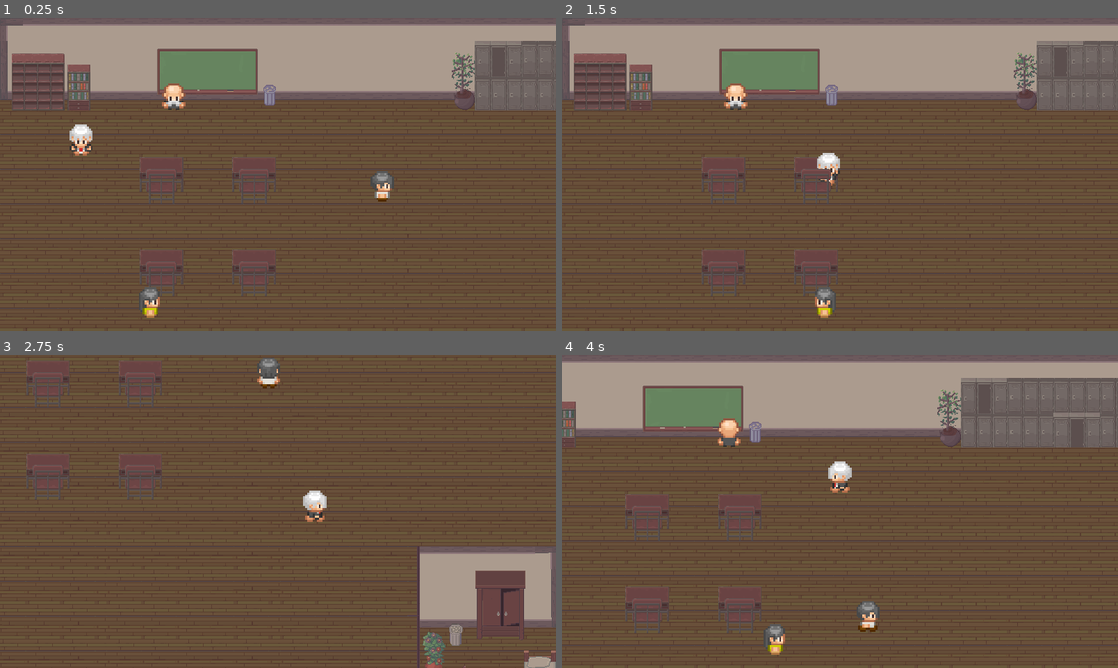
Above: before the commit, frames 1-4 (two rows, left to right).
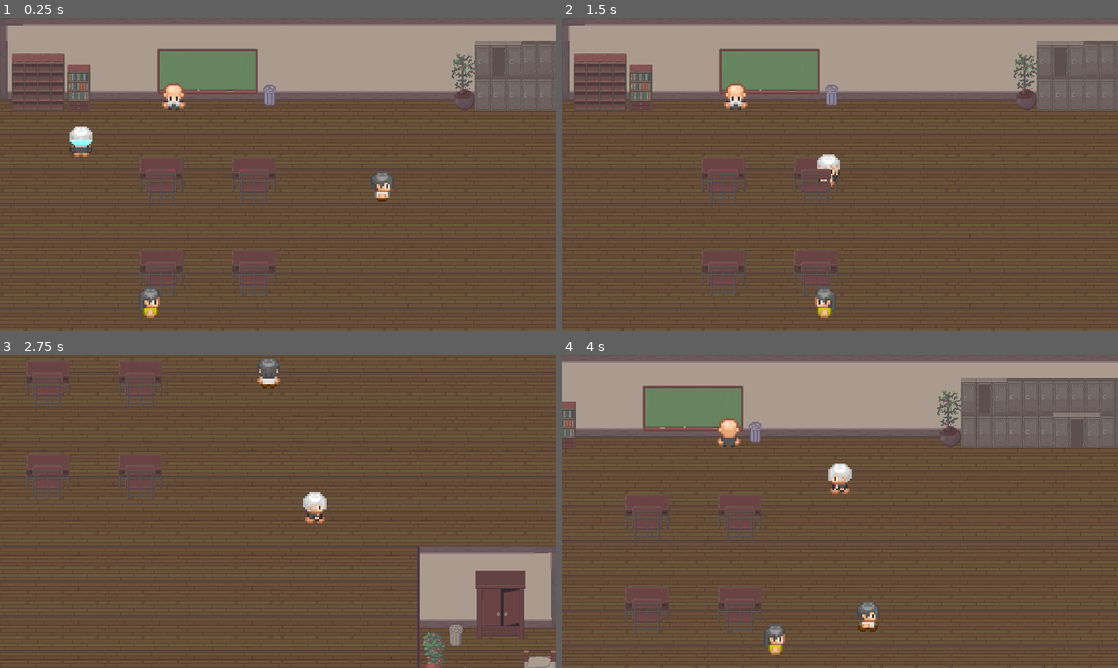
Above: after the commit, the same moments.

Repository: louis-uwie/GameOutput1_TileMovement
Game: Godot game, scene res://scenes/components/world.tscn
The game is run twice, just before and just after one commit, with the same random seed, the same clock (stepped at 60 frames per second) and the same inputs.
Inputs:
- Up to frame 1 (0.25 s): no input
- Up to frame 2 (1.5 s): hold Right (ui_right) 0.53-1.28 s; hold Down (ui_down) from 1.28 s (still down)
- Up to frame 3 (2.75 s): release Down (ui_down) at 2.03 s; hold Right (ui_right) from 2.03 s (still down)
- Up to frame 4 (4 s): release Right (ui_right) at 2.78 s; hold Up (ui_up) 2.78-3.53 s; hold Left (ui_left) from 3.53 s (still down)

The runs differ from the first frame. In frame 1, 0.2% of the frame differs, in the area x 12-17%, y 34-45%; in frame 2, 0.1%; in frame 3, 0.2%; in frame 4, 0.2%.

Commit message:
Add save player.tscn tp animation

Diff:
--- a/scenes/components/player.tscn
+++ b/scenes/components/player.tscn
@@ -99,6 +99,18 @@
 atlas = ExtResource("2_r2hc1")
 region = Rect2(36, 34, 12, 17)
 
+[sub_resource type="AtlasTexture" id="AtlasTexture_aqqht"]
+atlas = ExtResource("2_r2hc1")
+region = Rect2(0, 136, 12, 17)
+
+[sub_resource type="AtlasTexture" id="AtlasTexture_k46o0"]
+atlas = ExtResource("2_r2hc1")
+region = Rect2(12, 136, 12, 17)
+
+[sub_resource type="AtlasTexture" id="AtlasTexture_fwmc6"]
+atlas = ExtResource("2_r2hc1")
+region = Rect2(24, 136, 12, 17)
+
 [sub_resource type="AtlasTexture" id="AtlasTexture_frv7j"]
 atlas = ExtResource("2_r2hc1")
 region = Rect2(0, 68, 12, 17)
@@ -226,6 +238,20 @@
 }, {
 "frames": [{
 "duration": 1.0,
+"texture": SubResource("AtlasTexture_aqqht")
+}, {
+"duration": 1.0,
+"texture": SubResource("AtlasTexture_k46o0")
+}, {
+"duration": 1.0,
+"texture": SubResource("AtlasTexture_fwmc6")
+}],
+"loop": true,
+"name": &"tp",
+"speed": 5.0
+}, {
+"frames": [{
+"duration": 1.0,
 "texture": SubResource("AtlasTexture_frv7j")
 }, {
 "duration": 1.0,
@@ -250,11 +276,12 @@
 
 [node name="AnimatedSprite2D" type="AnimatedSprite2D" parent="."]
 texture_filter = 1
-position = Vector2(0, -6)
+position = Vector2(0, -4)
 scale = Vector2(2.66667, 2.66667)
 sprite_frames = SubResource("SpriteFrames_lm45y")
-animation = &"down"
-frame_progress = 0.532198
+animation = &"tp"
+frame_progress = 0.491346
 
 [node name="CollisionShape2D" type="CollisionShape2D" parent="."]
+visible = false
 shape = SubResource("RectangleShape2D_5ui8w")
Not shown: 1 places in scenes/components/player.tscn that only renumber resources
